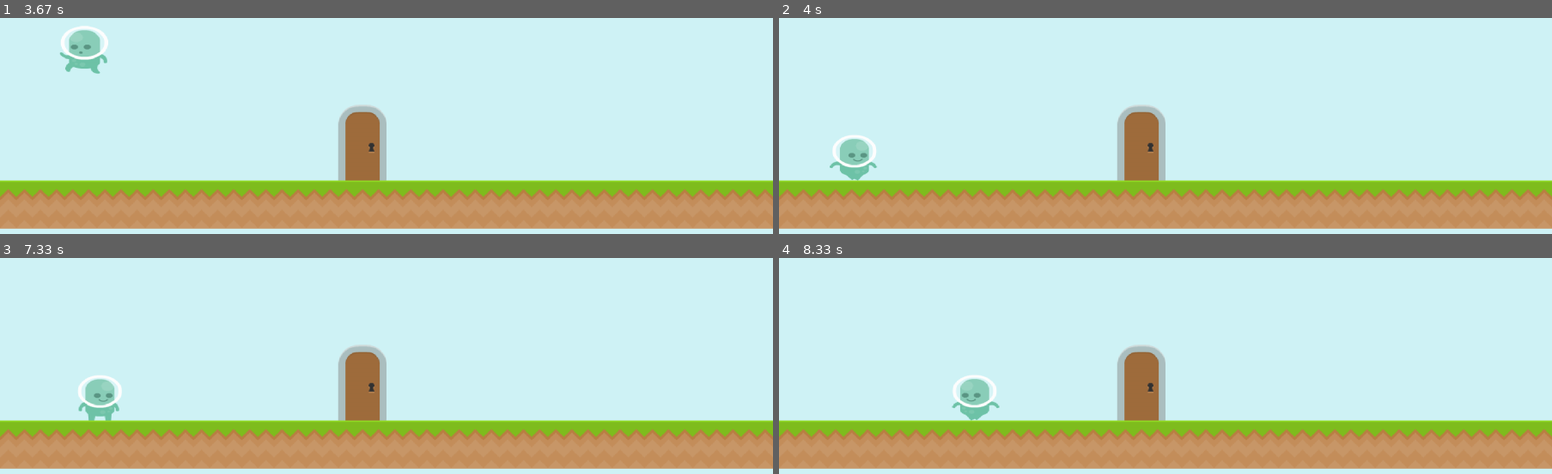
Above: before the commit, frames 1-4 (two rows, left to right).
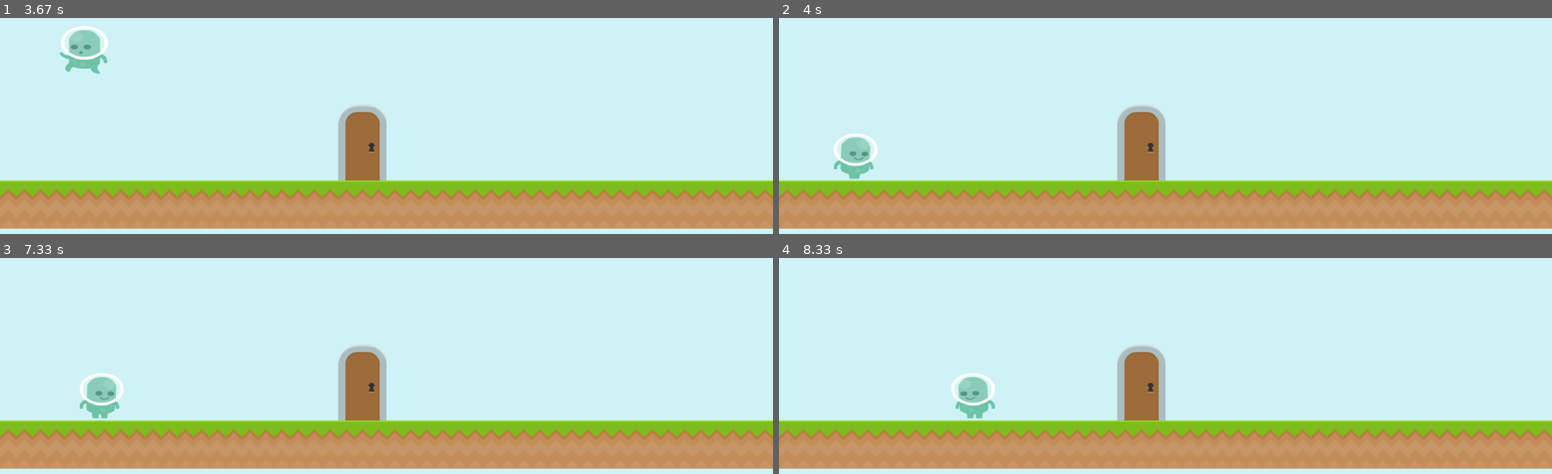
Above: after the commit, the same moments.

Repository: coinmoles/pygame-jam
Game: pygame game, started from main.py
The game is run twice, just before and just after one commit, with the same random seed, the same clock (stepped at 60 frames per second) and the same inputs.
Inputs:
- Up to frame 1 (3.67 s): tap Space at 0.33, 0.73, 1.03, 1.23, 1.53, 1.73, 2.03, 2.3, 2.6, 2.73, 3.03, 3.4 s; hold Right 0.67-1.13 s; hold Right 1.17-1.63 s; hold Left 1.67-2.2 s; hold Left 2.23-2.63 s; hold Right 2.67-3.3 s; hold Left from 3.33 s (still down)
- Up to frame 2 (4 s): tap Space at 3.7, 3.9 s; release Left at 3.8 s; hold Right from 3.83 s (still down); tap W at 3.98 s
- Up to frame 3 (7.33 s): tap Space at 4.2, 4.4, 4.7, 4.9, 5.2, 5.47, 5.77, 5.9, 6.2, 6.57, 6.87, 7.07 s; release Right at 4.3 s; hold Right 4.33-4.8 s; hold Left 4.83-5.37 s; hold Left 5.4-5.8 s; tap W at 5.55, 7.15 s; hold Right 5.83-6.47 s; hold Left 6.5-6.97 s; hold Right from 7 s (still down)
- Up to frame 4 (8.33 s): tap Space at 7.37, 7.57, 7.87, 8.07 s; release Right at 7.47 s; hold Right 7.5-7.97 s; hold Left from 8 s (still down)

Frame 1 is identical in both runs. In frame 2, 0.4% of the frame differs, in the area x 6-13%, y 53-76%; in frame 3, 0.5%, in the area x 10-16%, y 53-76%; in frame 4, 0.4%.

Commit message:
Changed timer to global

Diff:
--- a/Entity/Cannon.py
+++ b/Entity/Cannon.py
@@ -4,6 +4,8 @@
 from pygame.math import Vector2
 from constants import SCREEN, SPAWN, FPS, UNITSIZE
 from typing import List
+
+from globals import GLOBALS
 
 
 class Cannon(Platform):
@@ -14,8 +16,8 @@
         self.passable = False
         self.item_id = 1
 
-    def update_active(self, timer: int):
-        if timer % (FPS * 5) == 0:
+    def update_active(self):
+        if GLOBALS.timer % (FPS * 5) == 0:
             pg.event.post(pg.event.Event(
                 SPAWN, entity=Fireball(self.pos - Vector2(self.rect.width, 0), Vector2(-5, 0))
             ))
--- a/Entity/Entity.py
+++ b/Entity/Entity.py
@@ -31,14 +31,14 @@
 
         self.flip = (False, False)
 
-    def update(self, camera_base: Vector2, timer: int):
+    def update(self, camera_base: Vector2):
         if self.active:
-            self.update_active(timer)
+            self.update_active()
         self.check_active(camera_base)
 
 
-    def update_active(self, timer):
-        self.sprite_index = ((timer - self.sprites_start) // self.freq) % self.sprites_len
+    def update_active(self):
+        self.sprite_index = ((GLOBALS.timer - self.sprites_start) // self.freq) % self.sprites_len
         self.surf = GLOBALS.images[self.sprites[self.sprite_index]]
         if self.flip[0] or self.flip[0]:
             self.surf = pg.transform.flip(self.surf, self.flip[0], self.flip[1])
@@ -65,6 +65,7 @@
         self.rect = GLOBALS.image_rect[self.sprites[self.sprite_index]].move(self.pos)
 
     def set_sprites(self, sprites: List[str], freq:int):
+        self.sprites_start = GLOBALS.timer
         self.sprite_index = 0
         self.sprites = sprites
         self.sprites_len = len(sprites)
@@ -73,5 +74,5 @@
     def despawn(self):
         pg.event.post(pg.event.Event(DESPAWN, entity=self))
 
-    def draw(self, camera_base, timer: int):
+    def draw(self, camera_base):
         GLOBALS.screen.blit(self.surf, self.drect.move(self.pos - camera_base))
--- a/Entity/Item/Item.py
+++ b/Entity/Item/Item.py
@@ -13,13 +13,11 @@
         super().__init__(pos, sprites, freq)
         self.collide_check = True
         self.passable = True
-        self.timer = 0
         self.item_id = item_id
 
-    def update(self, camera_base: Vector2, timer: int):
-        self.vel = Vector2(0, math.sin(self.timer * math.pi / 20))
-        self.timer += 1
-        super().update(camera_base, timer)
+    def update(self, camera_base: Vector2):
+        self.vel = Vector2(0, math.sin(GLOBALS.timer * math.pi / 20))
+        super().update(camera_base, GLOBALS.timer)
 
     def collide_player(self, player, side):
         player.set_ability(self.ability_give())
--- a/Entity/Player.py
+++ b/Entity/Player.py
@@ -63,7 +63,7 @@
 
 class Player(Entity):
     def __init__(self, pos: Vector2):
-        super().__init__(pos, P1_WALK, FPS // 10)
+        super().__init__(pos, P0_STAND, FPS // 10)
         self.collide_check = False
         self.passable = True
 
@@ -71,6 +71,8 @@
         self.ability: Callable[[], Corpse] = lambda player: Corpse(player.pos - Vector2(UNITSIZE / 6, 0), player.flip)
         self.prev_rect = self.rect.copy()
         self.drect = pg.rect.Rect(0, 0, UNITSIZE * 2 / 3, UNITSIZE)
+
+        self.cur_animation = "stand"
 
         self.prev_transform = 0
         self.transform = 0
@@ -113,8 +115,8 @@
             pg.mixer.Sound.play(GLOBALS.sfx_dict["Jump"])
             self.set_animation("jump")
 
-    def update(self, camera_base: Vector2, timer: int):
-        self.sprite_index = ((timer - self.sprites_start) // self.freq) % self.sprites_len
+    def update(self, camera_base: Vector2):
+        self.sprite_index = ((GLOBALS.timer - self.sprites_start) // self.freq) % self.sprites_len
         self.surf = GLOBALS.images[self.sprites[self.sprite_index]]
 
         if self.flip[0] or self.flip[0]:
@@ -133,7 +135,7 @@
         self.vel += self.acc
         self.set_pos(self.pos + self.vel + 0.5 * self.acc)
 
-    def update_active(self, timer: int):
+    def update_active(self):
         pass
 
     def check_active(self, camera_base):
@@ -155,15 +157,18 @@
         self.rect = pg.rect.Rect(self.pos, (UNITSIZE * 2 / 3 , UNITSIZE))
 
     def set_animation(self, animation_key: str):
+        if animation_key == self.cur_animation:
+            return
+        self.cur_animation = animation_key
+
         if animation_key == "stand":
             self.set_sprites(ANIMS[self.transform]["stand"], 1)
         elif animation_key == "walk":
             self.set_sprites(ANIMS[self.transform]["walk"], FPS // 10)
         elif animation_key == "jump":
             self.set_sprites(ANIMS[self.transform]["jump"], 1)
-        # TODO: reset animation on set_sprites (change timer to global)
         elif animation_key == "death":
-            self.set_sprites(ANIMS[self.transform]["death"], FPS // 3)
+            self.set_sprites(ANIMS[self.transform]["death"], FPS * 3 // 10)
         elif animation_key == "transform":
             self.set_sprites([ANIMS[self.prev_transform]["stand"][0], ANIMS[self.transform]["stand"][0]], FPS // 6)
 
--- a/Scene/GameScene.py
+++ b/Scene/GameScene.py
@@ -33,7 +33,7 @@
 
         # 엔티티 위치 확정
         for entity in self.entityList:
-            entity.update(self.camera_base, self.timer)
+            entity.update(self.camera_base)
         self.handle_collision()
 
         # 카메라 이동
@@ -82,9 +82,6 @@
             self.player.paused = False
             self.player.set_animation("stand")
 
-
-
-
     def handle_collision(self):
         hits = pg.sprite.spritecollide(self.player, self.collidables, False)
 
--- a/Scene/Scene.py
+++ b/Scene/Scene.py
@@ -11,12 +11,12 @@
         self.entityList: pg.sprite.Group = pg.sprite.Group()
 
         self.id: Tuple[int, int] = _id
-        self.timer = 0
 
         self.music_path = ""
         self.camera_base: Vector2 = Vector2(0, 0)
 
     def scene_start(self):
+        GLOBALS.reset_timer()
         pg.mixer.music.load(self.music_path)
         pg.mixer.music.play(-1, 0)
 
@@ -28,9 +28,9 @@
         GLOBALS.screen.fill((208, 244, 247))
 
         for entity in self.entityList:
-            entity.draw(self.camera_base, self.timer)
+            entity.draw(self.camera_base)
 
-        self.timer += 1
+        GLOBALS.timer += 1
 
     def handle_event(self, event: pg.event.Event):
         pass
--- a/globals.py
+++ b/globals.py
@@ -7,6 +7,7 @@
 
 class GameGlobals:
     def __init__(self):
+        self.timer = 0
         self.screen: Union[pg.Surface, None] = None
         self.images: Dict[str, pg.Surface] = {}
         self.image_rect: Dict[str, pg.Rect] = {}
@@ -14,6 +15,9 @@
 
     def set_screen(self, screen: pg.Surface):
         self.screen = screen
+
+    def reset_timer(self):
+        self.timer = 0
 
     def load_images(self):
         path = './assets/images'
